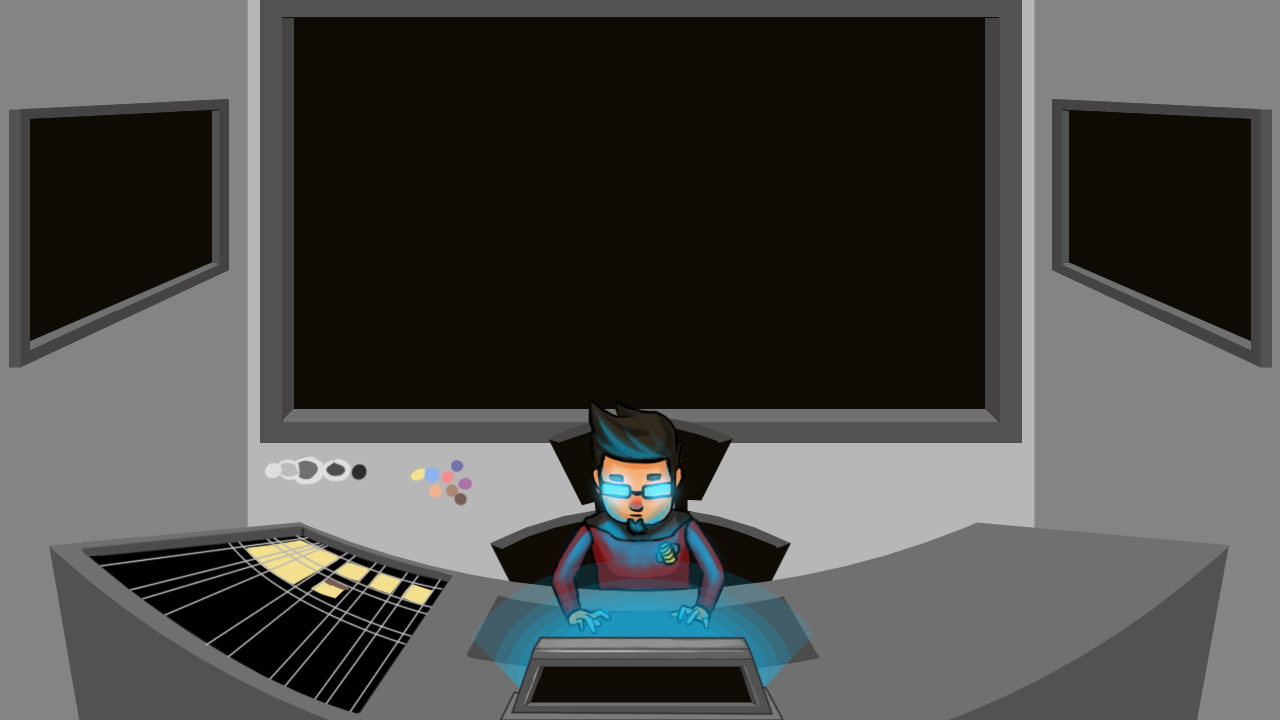
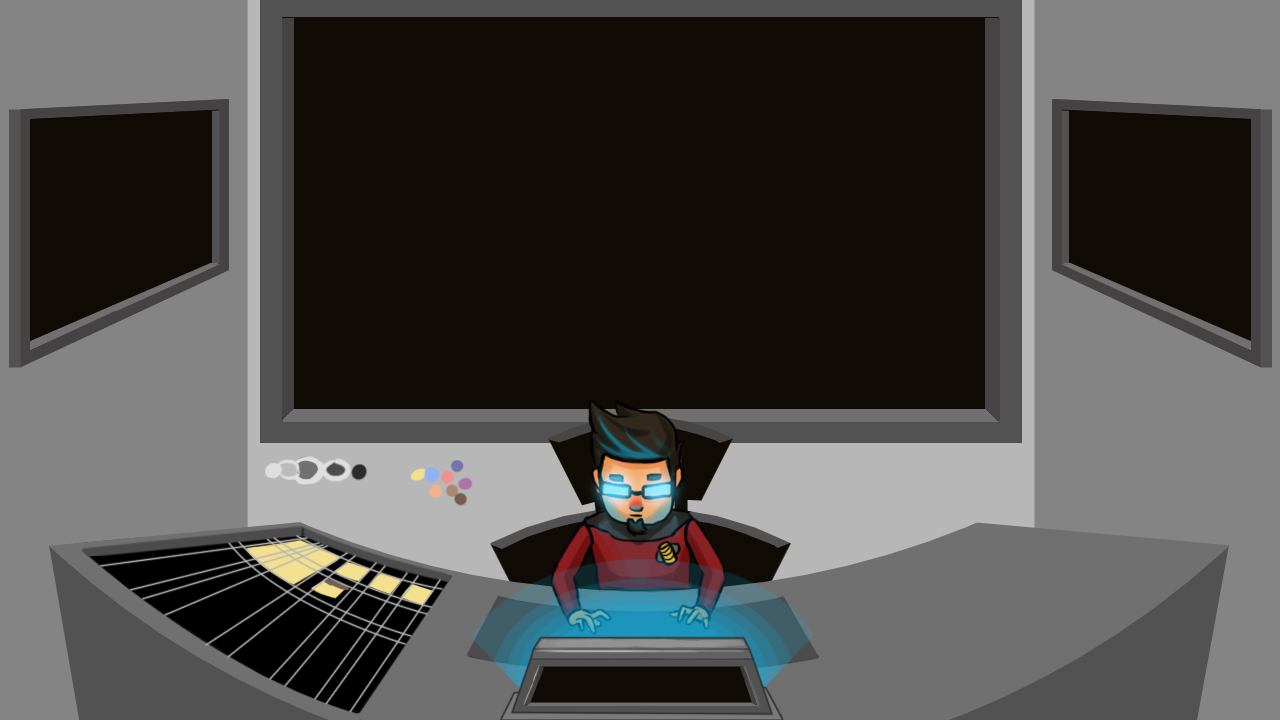
Before/after of a 1280 x 720 layered artwork. What changed in the layer stack:
added group "1" (1st of 3) with 12 layers above "Ebene 9" over [552, 416, 729, 632]
moved "Ebene 14" into group "1" over [600, 461, 692, 521]
moved "Ebene 11" into group "1" over [552, 416, 729, 632]
renamed "Gruppe 1" to "glow", blend pass through → normal, moved it into group "1" over [552, 416, 729, 632]
"Ebene 13": blend normal → exclusion, painted on it over [552, 416, 729, 632]
"Ebene 12": opacity 67% → 37%, blend color burn → luminosity, painted on it, masked it over [552, 461, 729, 593]
added layer "1" (2nd of 3, in "1") in group "1" over [552, 416, 728, 632]
hid "1" (3rd of 3) over [552, 416, 728, 632]
